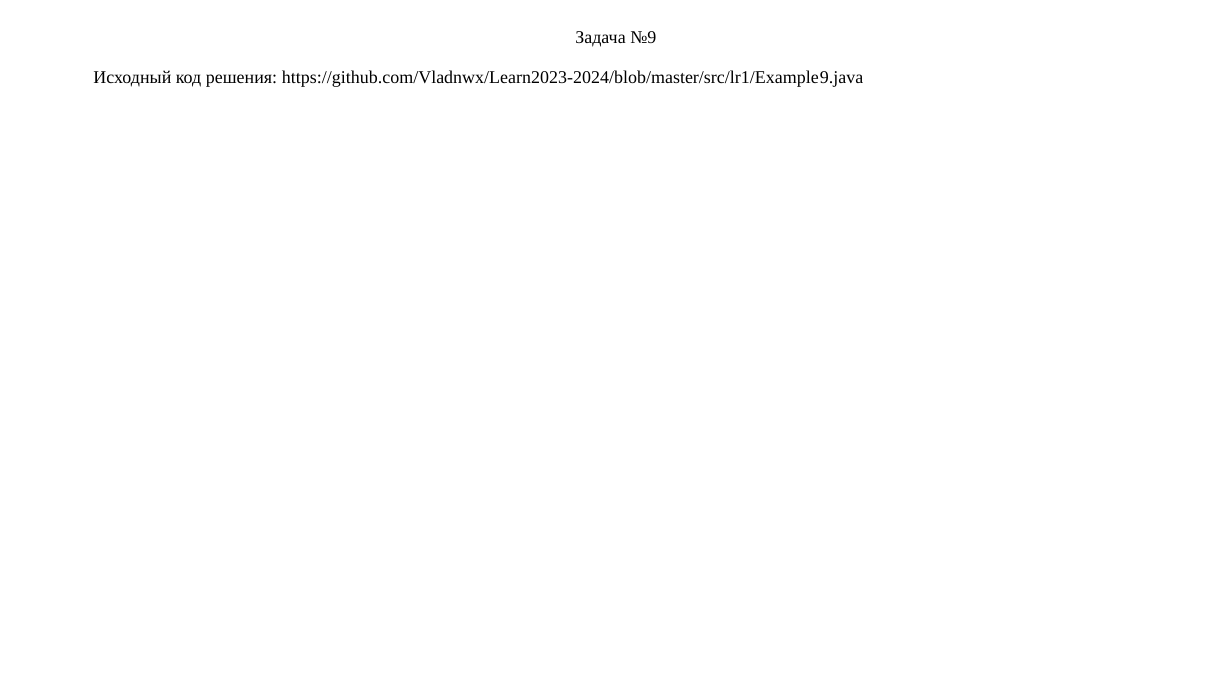
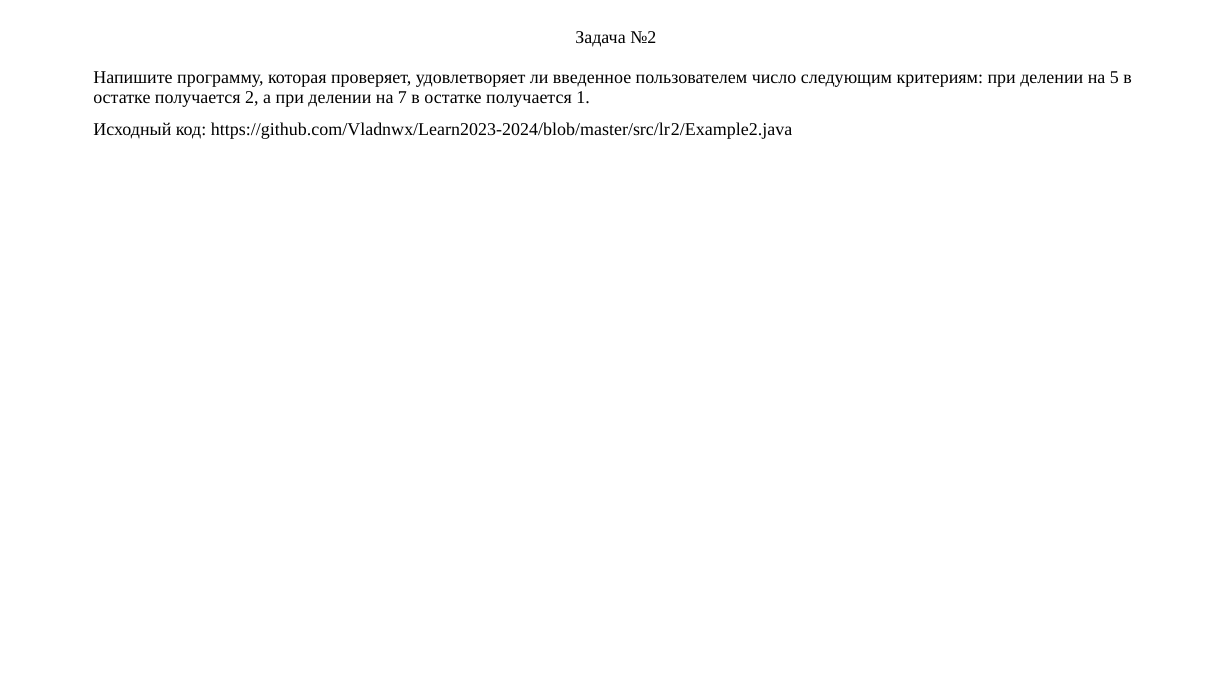
Before and after one commit to Vladnwx/Learn2023-2024, a slide deck: slide 7 of src/lr2/РИЗ-130916у Савельев В.Н. Отчет о выполнении ЛР2.pptx (slide 12 before the commit). Drawn at 1232x693 pixels with LibreOffice and Linux fonts; fonts in the diff are those of the drawing. Boxes give left, top, right and bottom in pixels: in the first picture for what was removed or moved away, otherwise in the second. Text is boxed around its words. In the diff, an @@ line names an element or a change of style, - is before the commit and + after.

```diff
--- a/src/lr2/РИЗ-130916у Савельев В.Н. Отчет о выполнении ЛР2.pptx
+++ b/src/lr2/РИЗ-130916у Савельев В.Н. Отчет о выполнении ЛР2.pptx
@@ title at (575, 31, 656, 47): text changed @@
-Задача №9
+Задача №2
@@ text at (93, 71, 1131, 139): text changed @@
-Исходный код решения: https://github.com/Vladnwx/Learn2023-2024/blob/master/src/lr1/Example9.java
+Напишите программу, которая проверяет, удовлетворяет ли введенное пользователем число следующим критериям: при делении на 5 в остатке получается 2, а при делении на 7 в остатке получается 1.
+Исходный код: https://github.com/Vladnwx/Learn2023-2024/blob/master/src/lr2/Example2.java
```
Also in this commit, not shown: 6 other slides changed, 5 slides added, 13 slides removed, 5 other files.
